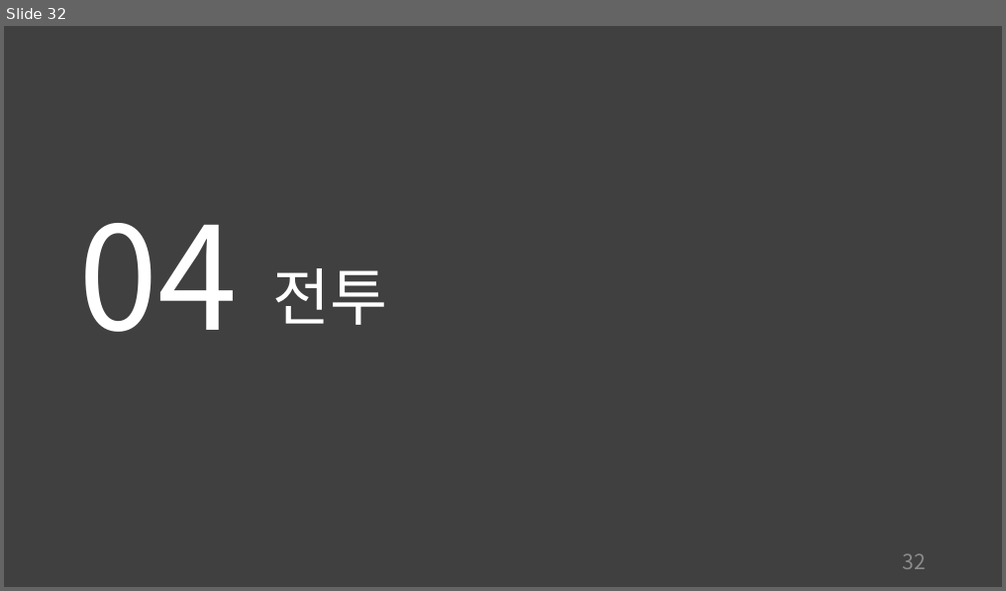
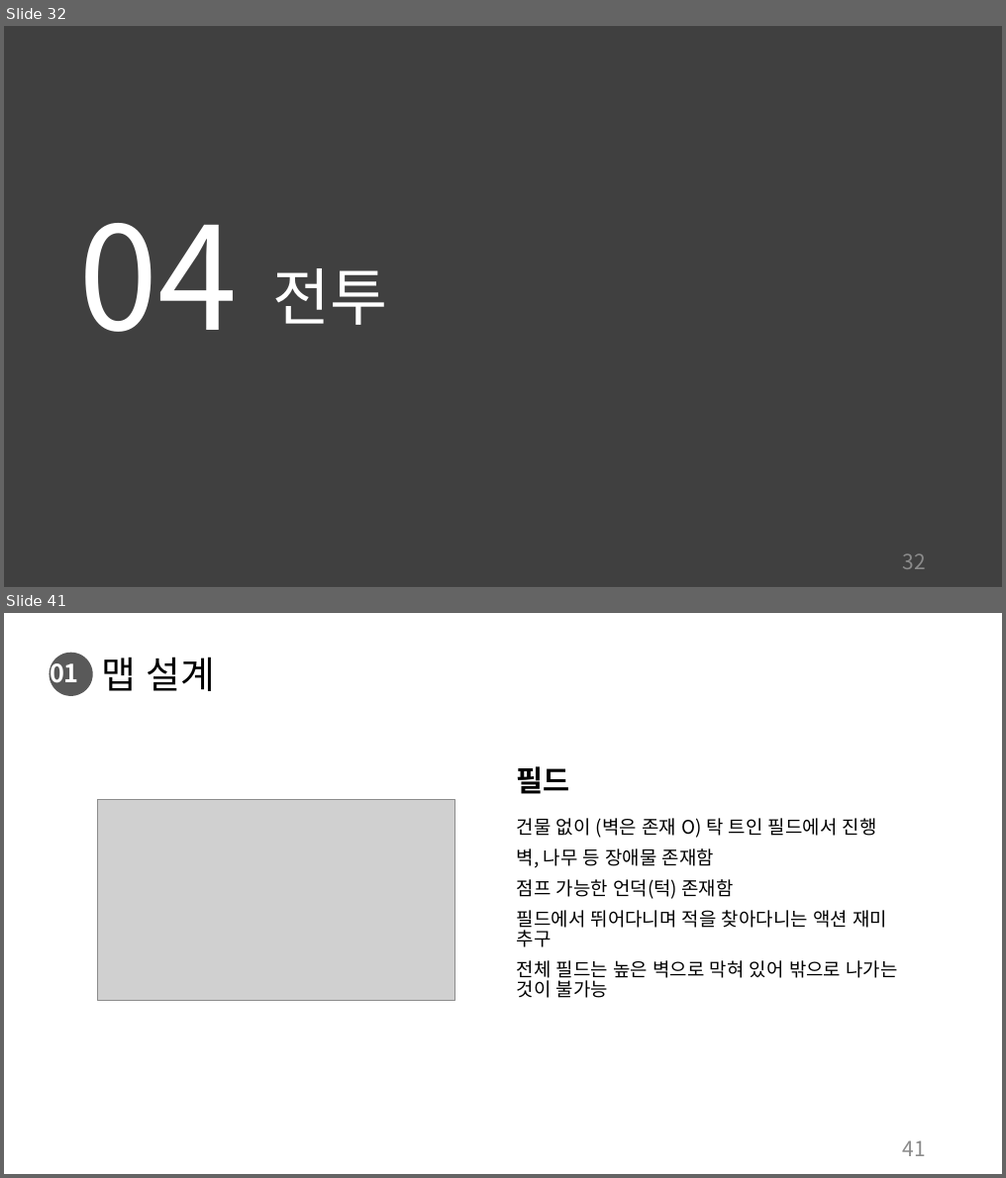
Before and after one commit to charobe/HDB, a slide deck: 조영욱/하자 드 바이오.pptx. Shown one above the other, each under a label of ours: slide 32 before the commit, slides 32 and 41 after it; the slides between them are not shown. The pictures are 1006x591 and 1006x1178 pixels, drawn with LibreOffice and Linux fonts; fonts in the diff are those of the drawing; grey boxes stand for pictures. Boxes give left, top, right and bottom in pixels: in the first picture for what was removed or moved away, otherwise in the second. Text is boxed around its words. In the diff, an @@ line names an element or a change of style, - is before the commit and + after.

```diff
--- a/조영욱/하자 드 바이오.pptx
+++ b/조영욱/하자 드 바이오.pptx
@@ slide 41 added at bbox=[4, 613, 1002, 1174], background #FFFFFF @@
@@ ellipse added at bbox=[49, 653, 92, 696], fill #595959 @@
@@ text added at bbox=[50, 657, 79, 689], 24 pt, text #FFFFFF, bold @@
+01
@@ title added at bbox=[102, 657, 216, 691], 36 pt, text #000000 @@
+맵 설계
@@ text added at bbox=[517, 766, 570, 794], 28 pt, text #000000, bold @@
+필드
@@ picture added at bbox=[98, 799, 455, 1000] @@
@@ text added at bbox=[517, 818, 897, 998], 18 pt, text #000000 @@
+건물 없이 (벽은 존재 O) 탁 트인 필드에서 진행
+벽, 나무 등 장애물 존재함
+점프 가능한 언덕(턱) 존재함
+필드에서 뛰어다니며 적을 찾아다니는 액션 재미 추구
+전체 필드는 높은 벽으로 막혀 있어 밖으로 나가는 것이 불가능
@@ page number added at bbox=[903, 1141, 926, 1157], 20 pt, text #8C8C8C @@
+41
```
Also in this commit, not shown: 3 slides changed, 8 other slides added.
